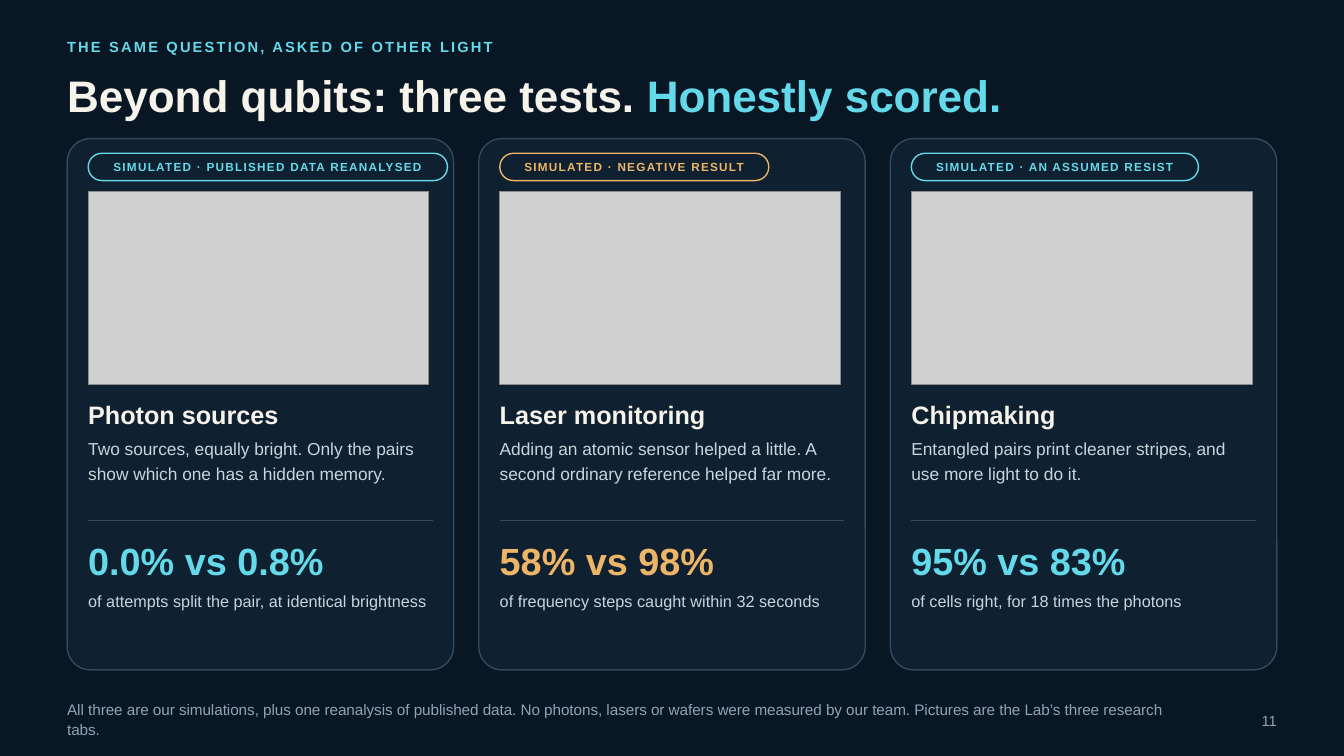
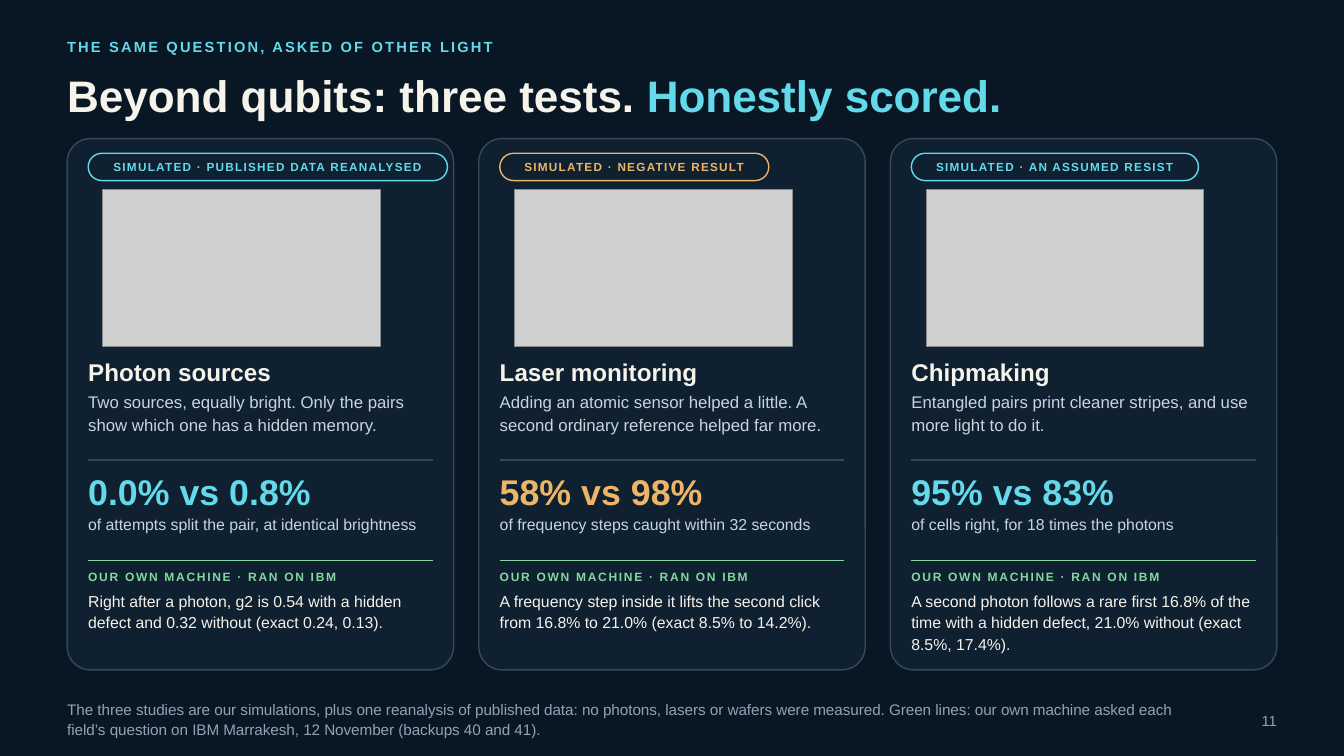
Before and after one commit to Nicholas55555/rewindandamplifyv3, a slide deck: slide 11 of finals-deck/Rewind_Amplify_Finals_V3.pptx. Drawn at 1344x756 pixels with LibreOffice and Linux fonts; fonts in the diff are those of the drawing; grey boxes stand for pictures. Boxes give left, top, right and bottom in pixels: in the first picture for what was removed or moved away, otherwise in the second. Text is boxed around its words. In the diff, an @@ line names an element or a change of style, - is before the commit and + after.

```diff
--- a/finals-deck/Rewind_Amplify_Finals_V3.pptx
+++ b/finals-deck/Rewind_Amplify_Finals_V3.pptx
@@ picture resized from (x1=89, y1=192, x2=430, y2=385) to (x1=103, y1=190, x2=381, y2=347) @@
@@ picture resized from (x1=500, y1=192, x2=841, y2=385) to (x1=514, y1=190, x2=792, y2=347) @@
@@ picture resized from (x1=911, y1=192, x2=1252, y2=385) to (x1=927, y1=190, x2=1205, y2=347) @@
@@ 3 texts moved together from (x1=88, y1=405, x2=1055, y2=430) to (x1=88, y1=363, x2=1049, y2=386) @@
@@ size 18 to 17.2 pt in 3 elements at (x1=88, y1=363, x2=271, y2=382), (x1=500, y1=363, x2=697, y2=386), (x1=911, y1=363, x2=1049, y2=386) @@
@@ text "Two sources, equally bright. Only ..." moved from (x1=88, y1=442, x2=413, y2=483) to (x1=88, y1=396, x2=404, y2=435) @@
@@ text "Adding an atomic sensor helped ..." moved from (x1=500, y1=442, x2=831, y2=483) to (x1=500, y1=396, x2=821, y2=435) @@
@@ size 12.4 to 12 pt; line spacing 1.18 to 1.16 in 3 elements at (x1=88, y1=396, x2=404, y2=435), (x1=500, y1=396, x2=821, y2=435), (x1=911, y1=396, x2=1248, y2=435) @@
@@ text "Entangled pairs print cleaner stripes, ..." moved from (x1=911, y1=442, x2=1226, y2=483) to (x1=911, y1=396, x2=1248, y2=435) @@
@@ text "0.0% vs 0.8%" moved from (x1=88, y1=548, x2=323, y2=576) to (x1=88, y1=480, x2=310, y2=506) @@
@@ text "58% vs 98%" moved from (x1=500, y1=548, x2=714, y2=576) to (x1=500, y1=480, x2=703, y2=506) @@
@@ size 27 to 25.5 pt in 3 elements at (x1=500, y1=480, x2=703, y2=506), (x1=88, y1=480, x2=310, y2=506), (x1=911, y1=480, x2=1114, y2=506) @@
@@ text "95% vs 83%" moved from (x1=911, y1=548, x2=1126, y2=576) to (x1=911, y1=480, x2=1114, y2=506) @@
@@ 3 lines moved together from (x1=89, y1=521, x2=1256, y2=521) to (x1=89, y1=460, x2=1256, y2=460) @@
@@ text "of attempts split the pair, ..." moved from (x1=88, y1=595, x2=426, y2=611) to (x1=88, y1=518, x2=416, y2=534) @@
@@ text "of frequency steps caught within ..." moved from (x1=500, y1=595, x2=820, y2=611) to (x1=500, y1=518, x2=811, y2=534) @@
@@ size 11.6 to 11.2 pt; line spacing 1.16 to 1.14 in 3 elements at (x1=88, y1=518, x2=416, y2=534), (x1=500, y1=518, x2=811, y2=534), (x1=911, y1=518, x2=1173, y2=534) @@
@@ text "of cells right, for 18 ..." moved from (x1=911, y1=595, x2=1182, y2=611) to (x1=911, y1=518, x2=1173, y2=534) @@
@@ line added from (89, 561) to (433, 561), #86D6A4 1 pt @@
@@ line added from (500, 561) to (845, 561), #86D6A4 1 pt @@
@@ line added from (911, 561) to (1256, 561), #86D6A4 1 pt @@
@@ text added at (x1=88, y1=572, x2=336, y2=581), 8.6 pt, text #86D6A4, bold @@
+OUR OWN MACHINE · RAN ON IBM
@@ text added at (x1=88, y1=595, x2=401, y2=632), 11.2 pt, text #F6F3EB @@
+Right after a photon, g2 is 0.54 with a hidden defect and 0.32 without (exact 0.24, 0.13).
@@ text added at (x1=500, y1=572, x2=747, y2=581), 8.6 pt, text #86D6A4, bold @@
+OUR OWN MACHINE · RAN ON IBM
@@ text added at (x1=500, y1=595, x2=820, y2=632), 11.2 pt, text #F6F3EB @@
+A frequency step inside it lifts the second click from 16.8% to 21.0% (exact 8.5% to 14.2%).
@@ text added at (x1=911, y1=572, x2=1159, y2=581), 8.6 pt, text #86D6A4, bold @@
+OUR OWN MACHINE · RAN ON IBM
@@ text added at (x1=911, y1=595, x2=1250, y2=654), 11.2 pt, text #F6F3EB @@
+A second photon follows a rare first 16.8% of the time with a hidden defect, 21.0% without (exact 8.5%, 17.4%).
@@ text at (x1=67, y1=704, x2=1172, y2=738): text changed @@
-All three are our simulations, plus one reanalysis of published data. No photons, lasers or wafers were measured by our team. Pictures are the Lab’s three research tabs.
+The three studies are our simulations, plus one reanalysis of published data: no photons, lasers or wafers were measured. Green lines: our own machine asked each field’s question on IBM Marrakesh, 12 November (backups 40 and 41).
```
Also in this commit, not shown: 2 other slides changed, 2 slides added, 42 other files.
